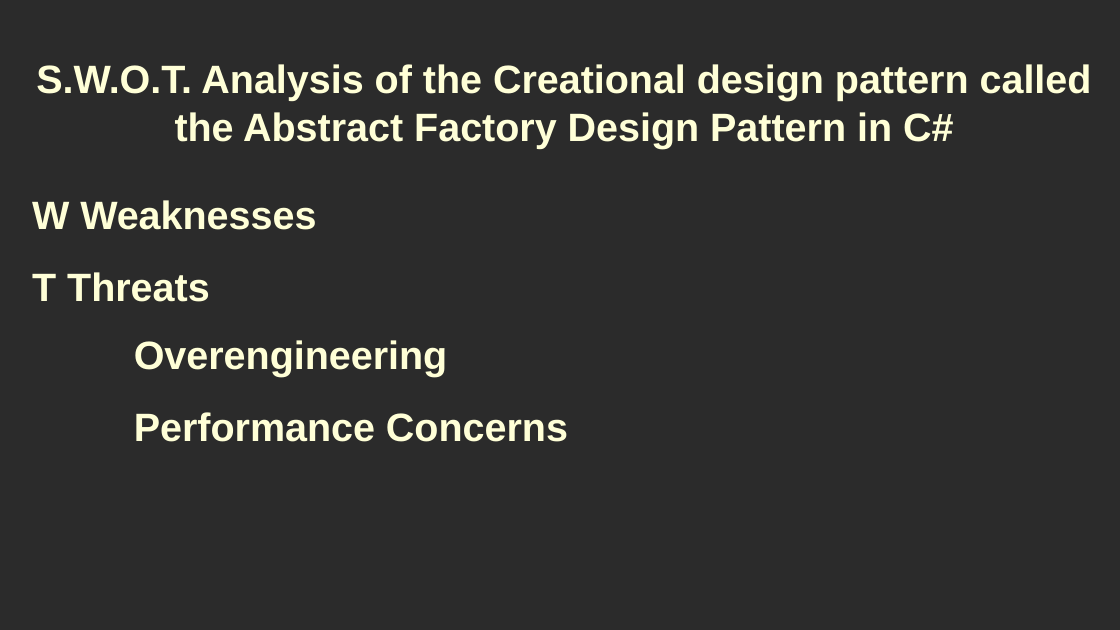
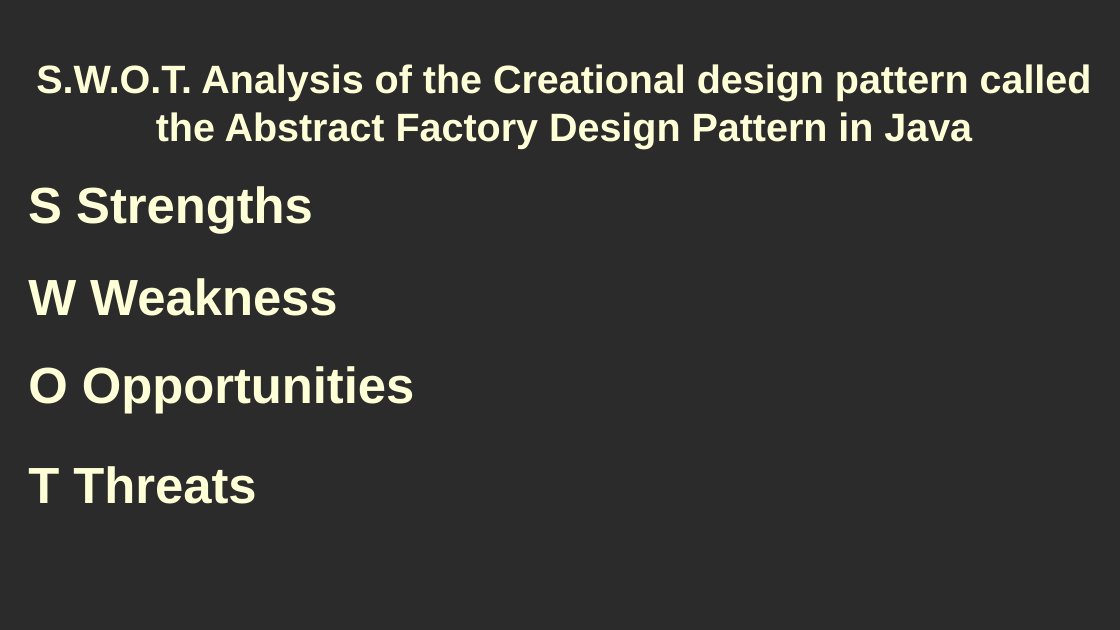
Before and after one commit to RayAndrade/JavaStudy, a slide deck: slide 28 of Creational/AbstractFactory/swot/swot.odp (slide 20 before the commit). Drawn at 1120x630 pixels with LibreOffice and Linux fonts; fonts in the diff are those of the drawing; background and template pictures are left out; a plain dark background stands for a picture behind light text. Boxes give left, top, right and bottom in pixels: in the first picture for what was removed or moved away, otherwise in the second. Text is boxed around its words. In the diff, an @@ line names an element or a change of style, - is before the commit and + after.

```diff
--- a/Creational/AbstractFactory/swot/swot.odp
+++ b/Creational/AbstractFactory/swot/swot.odp
@@ title at <box>36,64,1092,148</box>: text changed @@
-S.W.O.T. Analysis of the Creational design pattern called the Abstract Factory Design Pattern in C#
+S.W.O.T. Analysis of the Creational design pattern called the Abstract Factory Design Pattern in Java
@@ title added at <box>28,186,313,234</box>, 36 pt, text #FFFFD7, bold @@
+S Strengths
@@ title at <box>28,278,337,316</box>: text changed; size 28 to 36 pt @@
-W Weaknesses
+W Weakness
@@ title removed at <box>134,340,447,377</box> @@
-Overengineering
@@ title added at <box>28,366,415,414</box>, 36 pt, text #FFFFD7, bold @@
+O Opportunities
@@ title removed at <box>134,412,568,442</box> @@
-Performance Concerns
@@ title "T Threats": place and size @@
-title "T Threats" at <box>32,272,210,302</box>
+title "T Threats" at <box>28,466,256,504</box>
@@ title "T Threats" at <box>28,466,256,504</box>: size 28 to 36 pt @@
```
Also in this commit, not shown: 19 other slides changed, 6 slides added, 36 other files.
